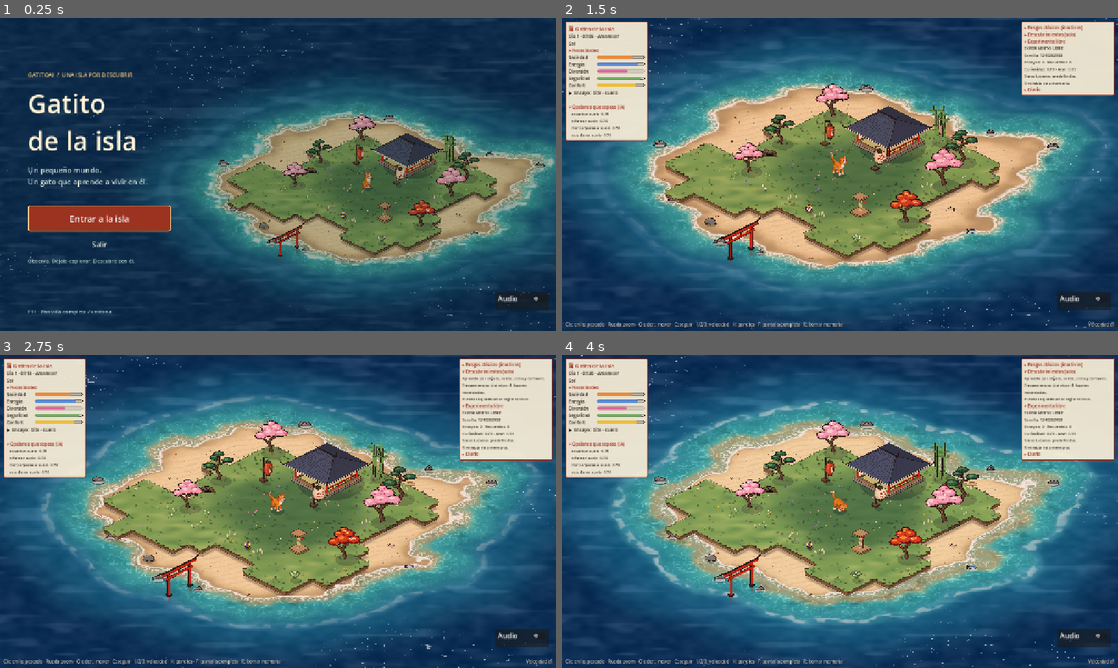
Above: before the commit, frames 1-4 (two rows, left to right).
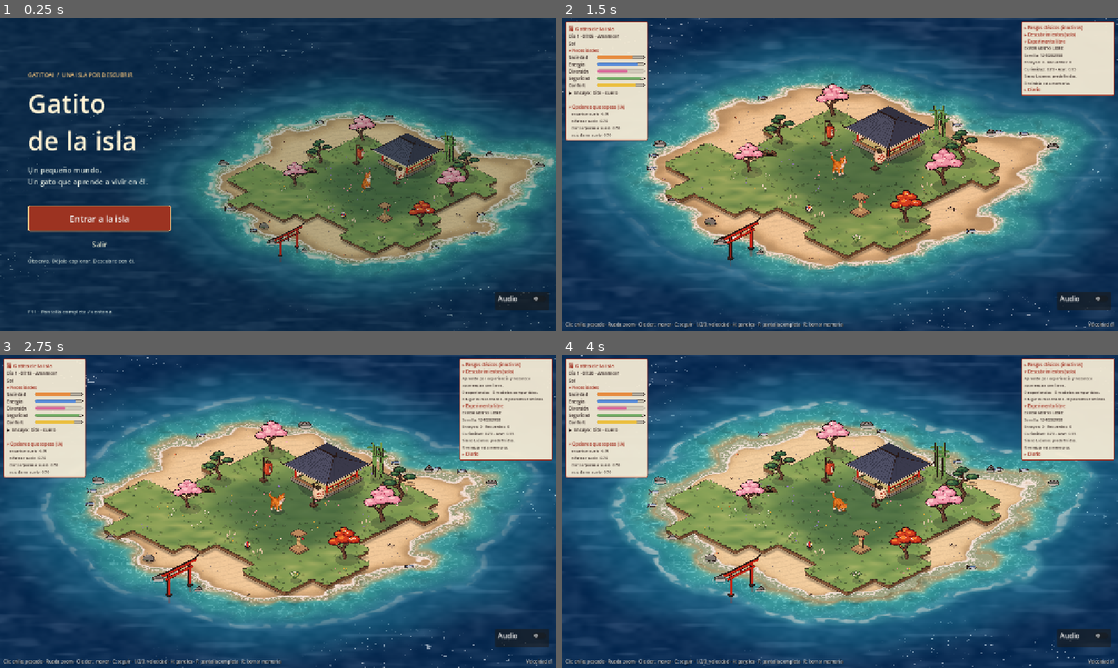
Above: after the commit, the same moments.

Repository: Nachowaca/AICatIsland
Game: Godot game, scene res://scenes/start_menu.tscn
Same seed, same stepped clock (60 frames per second), same inputs: the game is played once before the commit and once after it. Sound files missing from this copy of the repository are replaced by a short silence.
Inputs:
- Up to frame 1 (0.25 s): no input
- Up to frame 2 (1.5 s): click "Entrar a la isla" at 0.5 s; click "▾ Descubrimientos (solo)" at 1.25 s
- Up to frame 3 (2.75 s): click "▸ Descubrimientos (solo)" at 2 s
- Up to frame 4 (4 s): click "▾ Descubrimientos (solo)" at 2.75 s; click "▸ Descubrimientos (solo)" at 3.5 s

The runs differ from the first frame. In frame 1, less than 0.1% of the frame differs, in the area x 40-88%, y 32-75%; in frame 2, 0.1%; in frame 3, 0.4%; in frame 4, 0.4%, in the area x 12-98%, y 6-49%.

Commit message:
Generaliza experiencias sin conocimiento alimentario previo y aumenta pescado en la costa

Diff:
--- a/scripts/cat/cat.gd
+++ b/scripts/cat/cat.gd
@@ -174,7 +174,10 @@
 func _update_needs(delta: float) -> void:
 	var sleeping: bool = (action == "sleep" or (experimental_mode and pose == "sleep")) and phase == Phase.DOING
 	var walking: bool = phase == Phase.MOVING
-	needs.hunger -= 0.7 * delta * (0.5 if sleeping else 1.0)
+	var satiety_decay: float = 0.7
+	if experimental_mode and free_brain != null:
+		satiety_decay = free_brain.satiety_decay_per_second()
+	needs.hunger -= satiety_decay * delta * (0.5 if sleeping else 1.0)
 	if not sleeping:
 		var energy_decay: float = (0.45 + (0.25 if walking else 0.0))
 		if experimental_mode and free_brain != null:
--- a/scripts/cat/free_cat_brain.gd
+++ b/scripts/cat/free_cat_brain.gd
@@ -8,6 +8,8 @@
 
 ## Minutos de juego para gastar 100 de energía despierto, sin esfuerzos adicionales.
 @export_range(1.0, 60.0) var fatigue_minutes: float = 10.0
+## Tiempo despierto para gastar 100 de saciedad; no asigna comida a ningún verbo.
+@export_range(1.0, 60.0) var satiety_minutes: float = 6.0
 @export var experiment_seed: int = 0
 @export_range(0.0, 3.0) var curiosity: float = 0.7
 @export_range(0.0, 1.0) var random_choice: float = 0.15
@@ -21,6 +23,8 @@
 var rng: RandomNumberGenerator = RandomNumberGenerator.new()
 var actual_seed: int = 0
 var memory: Dictionary = {}
+## Efectos experimentados por apariencia + verbo, reutilizables entre ejemplares/contextos.
+var models: Dictionary = {}
 var places: Dictionary = {}
 var history: Array = []
 var rankings: Array = []
@@ -48,6 +52,7 @@
 		var parsed: Variant = JSON.parse_string(FileAccess.get_file_as_string(MEMORY_PATH))
 		if parsed is Dictionary:
 			memory = parsed.get("memory", {})
+			models = parsed.get("models", {})
 			places = parsed.get("places", {})
 			completed_trials = int(parsed.get("completed_trials", 0))
 	cat._log("Experimento libre: sin soluciones conocidas. Semilla %d." % actual_seed)
@@ -55,6 +60,21 @@
 
 func energy_decay_per_second() -> float:
 	return 100.0 / (maxf(fatigue_minutes, 1.0) * 60.0)
+
+func satiety_decay_per_second() -> float:
+	return 100.0 / (maxf(satiety_minutes, 1.0) * 60.0)
+
+## Etiquetas perceptivas, nunca efectos ni la propiedad nutrition del objeto.
+static func appearance_key(entity: IsoEntity) -> String:
+	if entity is Discoverable:
+		return "visible_" + (entity as Discoverable).perceived_kind()
+	if entity is Fish:
+		return "silver_long_shape"
+	if entity is Interactable:
+		return "structure_%d" % int((entity as Interactable).kind)
+	if entity is JpTree:
+		return "canopy_%d" % int((entity as JpTree).kind)
+	return "unknown_shape"
 
 func context() -> String:
 	var night: bool = cat._day_night != null and cat._day_night.is_night()
@@ -74,17 +94,25 @@
 				point = (entity as Fish).land_spot
 			elif entity.has_method("interact_point"):
 				point = entity.interact_point()
-			places[String(entity.get_path())] = {"x": point.x, "y": point.y, "seen": true}
-
-func candidate(key: String, verb: String, point: Vector2, path: String) -> Dictionary:
-	var count: int = int(memory.get(key, {}).get("n", 0))
+			places[String(entity.get_path())] = {"x": point.x, "y": point.y, "seen": true, "appearance": appearance_key(entity)}
+
+func candidate(key: String, verb: String, point: Vector2, path: String, appearance: String = "") -> Dictionary:
+	var model_key: String = appearance + ":" + verb if appearance != "" else ""
+	var local: Dictionary = memory.get(key, {})
+	var general: Dictionary = models.get(model_key, {})
+	var count: int = maxi(int(local.get("n", 0)), int(general.get("n", 0)))
 	var score: float = curiosity / sqrt(float(count + 1))
-	var effects: Dictionary = memory.get(key, {}).get("effects", {})
+	# Combina lo vivido aquí con lo experimentado en ejemplares parecidos.
+	var effects: Dictionary = (general.get("effects", {}) as Dictionary).duplicate()
+	var local_effects: Dictionary = local.get("effects", {})
+	for need: String in local_effects:
+		effects[need] = lerpf(float(effects[need]), float(local_effects[need]), 0.6) if effects.has(need) else local_effects[need]
 	for need: String in cat.needs:
 		var urgency: float = pow(1.0 - float(cat.needs[need]) / 100.0, 1.6)
 		score += float(effects.get(need, 0.0)) * (urgency + 0.05) * float(need_weights.get(need, 1.0)) / 5.0
 	score -= cat.grid_pos.distance_to(point) * travel_cost
-	return {"key": key, "verb": verb, "x": point.x, "y": point.y, "path": path, "score": score}
+	var evidence: String = "local" if not local.is_empty() else ("similar" if not general.is_empty() else "unknown")
+	return {"key": key, "model_key": model_key, "evidence": evidence, "verb": verb, "x": point.x, "y": point.y, "path": path, "score": score}
 
 func candidates() -> Array:
 	var options: Array = []
@@ -96,13 +124,13 @@
 	for point: Vector2 in points:
 		var zone: String = "suelo_%d_%d" % [floori(point.x / 3.0), floori(point.y / 3.0)]
 		for verb: String in VERBS:
-			options.append(candidate(zone + ":" + verb + ":" + ctx, verb, point, ""))
+			options.append(candidate(zone + ":" + verb + ":" + ctx, verb, point, "", "ground"))
 	for path: String in places:
 		var spot: Dictionary = places[path]
 		var point: Vector2 = Vector2(float(spot.x), float(spot.y))
 		# No busca el nodo para actualizar su posición fuera del campo perceptivo.
 		for verb: String in VERBS:
-			options.append(candidate(path + ":" + verb + ":" + ctx, verb, point, path))
+			options.append(candidate(path + ":" + verb + ":" + ctx, verb, point, path, String(spot.get("appearance", ""))))
 	return options
 
 func choose() -> void:
@@ -154,7 +182,8 @@
 		target = cat.get_node_or_null(NodePath(choice.path)) as Node2D
 		if not is_instance_valid(target) or target.is_queued_for_deletion() or cat.grid_pos.distance_to(target.grid_pos) > 2.0:
 			places.erase(choice.path)
-			finish_trial()
+			# No confundir ausencia del objeto con prueba de un efecto físico nulo.
+			active = false
 			choose()
 			return
 	var night: bool = cat._day_night != null and cat._day_night.is_night()
@@ -165,32 +194,54 @@
 	for need: String in effects.get("_once", {}):
 		cat.needs[need] = float(cat.needs[need]) + float(effects._once[need])
 	cat._clamp_needs()
+	if is_instance_valid(target) and target.is_queued_for_deletion():
+		places.erase(choice.path)
+		if target is Fish:
+			cat.stats.fish_eaten = int(cat.stats.fish_eaten) + 1 # Observación, no preferencia.
 	if elapsed >= trial_seconds or effects.has("_once"):
 		finish_trial()
 		choose()
+
+func _record_effects(store: Dictionary, key: String, measured: Dictionary) -> void:
+	var entry: Dictionary = store.get(key, {"n": 0, "effects": {}})
+	for need: String in measured:
+		var observed: float = float(measured[need])
+		var previous: float = float(entry.effects.get(need, observed))
+		# Un límite de la barra da una cota, no demuestra un efecto menor que el recordado.
+		if float(cat.needs[need]) >= 100.0:
+			observed = maxf(previous, observed)
+		elif float(cat.needs[need]) <= 0.0:
+			observed = minf(previous, observed)
+		entry.effects[need] = lerpf(previous, observed, learning_rate)
+	entry.n = int(entry.n) + 1
+	store[key] = entry
 
 func finish_trial() -> void:
 	if not active or elapsed < 0.1:
 		return
 	var key: String = choice.key
-	var entry: Dictionary = memory.get(key, {"n": 0, "effects": {}})
 	var measured: Dictionary = {}
 	for need: String in baseline:
-		measured[need] = (float(cat.needs[need]) - float(baseline[need])) / elapsed
-		entry.effects[need] = lerpf(float(entry.effects.get(need, measured[need])), float(measured[need]), learning_rate)
-	entry.n = int(entry.n) + 1
-	memory[key] = entry
+		var before: float = float(baseline[need])
+		var after: float = float(cat.needs[need])
+		if (before <= 0.0 and after <= 0.0) or (before >= 100.0 and after >= 100.0):
+			continue # No sentir variación en una barra saturada no equivale a efecto nulo.
+		measured[need] = (after - before) / elapsed
+	_record_effects(memory, key, measured)
+	var model_key: String = choice.get("model_key", "")
+	if model_key != "":
+		_record_effects(models, model_key, measured)
 	completed_trials += 1
-	history.append({"time": elapsed_world, "key": key, "duration": elapsed, "changes_per_second": measured, "needs": cat.needs.duplicate()})
+	history.append({"time": elapsed_world, "key": key, "model_key": model_key, "evidence": choice.get("evidence", "unknown"), "duration": elapsed, "changes_per_second": measured, "needs": cat.needs.duplicate()})
 	if history.size() > 200:
 		history.pop_front()
 	cat._log("Ensayo %d: %s (sin resultado prefijado)." % [completed_trials, label])
 	active = false
 
 func report() -> Dictionary:
-	return {"version": 1, "seed": actual_seed, "completed_trials": completed_trials,
-		"parameters": {"fatigue_minutes": fatigue_minutes, "curiosity": curiosity, "random_choice":  …(177 unchanged characters)…
-		"minimums": minimums, "memory": memory, "places": places, "recent_trials": history}
+	return {"version": 2, "seed": actual_seed, "completed_trials": completed_trials,
+		"parameters": {"fatigue_minutes": fatigue_minutes, "satiety_minutes": satiety_minutes, "curiosity": curiosity, "random_choice":  …(177 unchanged characters)…
+		"minimums": minimums, "memory": memory, "models": models, "places": places, "recent_trials": history}
 
 func save() -> void:
 	if not is_instance_valid(cat) or not cat.persist_brain:
@@ -201,6 +252,7 @@
 
 func reset() -> void:
 	memory.clear()
+	models.clear()
 	places.clear()
 	history.clear()
 	completed_trials = 0
--- a/scripts/game.gd
+++ b/scripts/game.gd
@@ -1,8 +1,12 @@
+class_name IslandGame
 extends Node2D
 ## Controlador principal: aparición de pescado, cámara y controles de observación.
 
-@export var max_fish: int = 3
-@export var spawn_interval: float = 22.0
+@export var max_fish: int = 12
+@export var initial_fish: int = 8
+@export var spawn_interval: float = 8.0
+
+const FISH_SEPARATION: float = 1.3
 
 @onready var island: Island = $Island
 @onready var entities: Node2D = $Entities
@@ -18,6 +22,7 @@
 func _ready() -> void:
 	_rng.randomize()
 	_snap_fish_to_shore()
+	_supply_fish(clampi(initial_fish, 0, maxi(0, max_fish)))
 
 
 func _process(delta: float) -> void:
@@ -26,42 +31,91 @@
 	var dawn: bool = day_night.hour > 5.0 and day_night.hour < 8.5
 	if _spawn_t >= spawn_interval * (0.4 if dawn else 1.0):
 		_spawn_t = 0.0
-		if get_tree().get_nodes_in_group("fish").size() < max_fish:
-			spawn_fish_at(island.shore_pairs[_rng.randi() % island.shore_pairs.size()])
+		_supply_fish(mini(_live_fish().size() + 1, maxi(0, max_fish)))
 	if _follow:
 		var cat: Node2D = get_tree().get_first_node_in_group("cat") as Node2D
 		if cat:
 			camera.position = camera.position.lerp(cat.position, minf(1.0, 3.0 * delta))
 
 
-func spawn_fish_at(pair: Array) -> void:
+## Los peces consumidos no ocupan cupo ni bloquean su antigua posición.
+func _live_fish() -> Array[Fish]:
+	var out: Array[Fish] = []
+	for n: Node in get_tree().get_nodes_in_group("fish"):
+		if n is Fish and not n.is_queued_for_deletion():
+			out.append(n as Fish)
+	return out
+
+
+func _valid_shore_spots(pair: Array) -> Array:
+	if not island.shore_pairs.has(pair):
+		return []
 	var spots: Array = island.shore_spots(pair)
-	var pos: Vector2 = spots[1]
-	for n: Node in get_tree().get_nodes_in_group("fish"):
-		if (n as Fish).grid_pos.distance_to(pos) < 0.6:
-			return
+	if not island.is_walkable(spots[0]):
+		return []
+	return spots
+
+
+func _fish_space_free(pos: Vector2, fish: Array[Fish]) -> bool:
+	for f: Fish in fish:
+		if f.grid_pos.distance_to(pos) < FISH_SEPARATION:
+			return false
+	return true
+
+
+## Tanto el suministro automático como los clics pasan por el mismo contrato.
+func spawn_fish_at(pair: Array) -> bool:
+	var fish: Array[Fish] = _live_fish()
+	if fish.size() >= maxi(0, max_fish):
+		return false
+	var spots: Array = _valid_shore_spots(pair)
+	if spots.is_empty() or not _fish_space_free(spots[1], fish):
+		return false
 	var f: Fish = Fish.new()
 	f.name = "Fish"
-	f.grid_pos = pos
+	f.grid_pos = spots[1]
 	f.land_spot = spots[0]
 	entities.add_child(f, true)
+	return true
 
 
-## Recoloca los pescados puestos a mano en la escena sobre la costa real.
+## Una pasada aleatoria sin reemplazo: intentos acotados incluso con costa llena.
+func _supply_fish(target: int) -> void:
+	if _live_fish().size() >= target:
+		return
+	var pairs: Array = island.shore_pairs.duplicate()
+	for i: int in range(pairs.size() - 1, 0, -1):
+		var j: int = _rng.randi_range(0, i)
+		var tmp: Array = pairs[i]
+		pairs[i] = pairs[j]
+		pairs[j] = tmp
+	for pair: Array in pairs:
+		if _live_fish().size() >= mini(target, maxi(0, max_fish)):
+			break
+		spawn_fish_at(pair)
+
+
+## Conserva los peces de escena cuando caben, sin apilarlos al ajustar la costa.
 func _snap_fish_to_shore() -> void:
-	for n: Node in get_tree().get_nodes_in_group("fish"):
-		var f: Fish = n as Fish
+	var placed: Array[Fish] = []
+	for f: Fish in _live_fish():
 		var best: Array = []
 		var bd: float = INF
-		for pair: Array in island.shore_pairs:
-			var dd: float = (pair[0] as Vector2).distance_to(f.grid_pos)
-			if dd < bd:
-				bd = dd
-				best = pair
-		if not best.is_empty():
-			var spots: Array = island.shore_spots(best)
-			f.grid_pos = spots[1]
-			f.land_spot = spots[0]
+		if placed.size() < maxi(0, max_fish):
+			for pair: Array in island.shore_pairs:
+				var spots: Array = _valid_shore_spots(pair)
+				if spots.is_empty() or not _fish_space_free(spots[1], placed):
+					continue
+				var dd: float = (spots[1] as Vector2).distance_to(f.grid_pos)
+				if dd < bd:
+					bd = dd
+					best = spots
+		if best.is_empty():
+			f.queue_free()
+		else:
+			f.grid_pos = best[1]
+			f.land_spot = best[0]
+			placed.append(f)
 
 
 func _unhandled_input(event: InputEvent) -> void:
--- a/scripts/ui/hud.gd
+++ b/scripts/ui/hud.gd
@@ -186,7 +186,7 @@
 ## Resume lo que el gato aprendió probando: qué cosa+verbo sube o baja qué necesidad.
 func _discoveries_text() -> String:
 	if cat.experimental_mode and cat.free_brain != null:
-		return "Aprende por objeto, verbo, zona y contexto.\n%d experiencias distintas · %d lugares recordados.\nEl detalle queda en el registro local." % [cat.free_brain.memory.size(), cat.free_brain.places.size()]
+		return "Aprende por experiencia y reconoce apariencias similares.\n%d experiencias · %d modelos compartidos.\n%d lugares recordados · %d pescados comidos." % [cat.free_brain.memory.size(), cat.free_brain.models.size(), cat.free_brain.places.size(), int(cat.stats.fish_eaten)]
 	if cat.knowledge.is_empty():
 		return "Aún no ha probado nada. Todo es misterio."
 	var rows: Array = []
--- a/tests/test_cat_ai.gd
+++ b/tests/test_cat_ai.gd
@@ -13,6 +13,9 @@
 func _setup() -> void:
 	var tree: SceneTree = Engine.get_main_loop() as SceneTree
 	main = (load("res://scenes/main.tscn") as PackedScene).instantiate() as Node2D
+	main.initial_fish = 0
+	main.max_fish = 3
+	main.spawn_interval = 22.0
 	cat = main.get_node("Entities/Cat") as Cat
 	cat.persist_brain = false # cerebro nuevo, no toca la partida guardada
 	cat.experimental_mode = false # regresión del cerebro clásico, no del experimento
--- /dev/null
+++ b/tests/test_fish_supply.gd
@@ -0,0 +1,145 @@
+class_name TestFishSupply
+extends Node
+## Contratos del suministro: sin arrancar ni simular decisiones del gato.
+
+func _world(initial: int = 8, limit: int = 12, keep_scene_fish: bool = true) -> Node2D:
+	var main: Node2D = (load("res://scenes/main.tscn") as PackedScene).instantiate() as Node2D
+	main.initial_fish = initial
+	main.max_fish = limit
+	main.spawn_interval = 8.0
+	main.process_mode = Node.PROCESS_MODE_DISABLED
+	var cat: Cat = main.get_node("Entities/Cat") as Cat
+	cat.persist_brain = false
+	cat.process_mode = Node.PROCESS_MODE_DISABLED
+	# Desactivar _process no impide _ready: se retira antes de entrar al árbol
+	# para que tampoco decida ni inicialice el cerebro durante estas pruebas.
+	cat.free()
+	main.get_node("HUD").free()
+	main.get_node("IslandAmbience").free()
+	if not keep_scene_fish:
+		main.get_node("Entities/Fish").free()
+	(Engine.get_main_loop() as SceneTree).root.add_child(main)
+	main._follow = false
+	return main
+
+
+func _check_coast(main: Node2D) -> void:
+	var fish: Array[Fish] = main._live_fish()
+	var island: Island = main.get_node("Island") as Island
+	for i: int in fish.size():
+		assert(island.is_walkable(fish[i].land_spot), "El punto para comer debe ser tierra válida")
+		var matched: bool = false
+		for pair: Array in island.shore_pairs:
+			var spots: Array = island.shore_spots(pair)
+			if fish[i].grid_pos.is_equal_approx(spots[1]) and fish[i].land_spot.is_equal_approx(spots[0]):
+				matched = true
+				break
+		assert(matched, "Cada pescado procede de shore_spots de la costa real")
+		for j: int in range(i + 1, fish.size()):
+			assert(fish[i].grid_pos.distance_to(fish[j].grid_pos) >= 1.3, "Separación mínima de 1.3 celdas")
+
+
+func test_exports_y_poblacion_inicial() -> void:
+	var defaults: Node2D = (load("res://scenes/main.tscn") as PackedScene).instantiate() as Node2D
+	assert(defaults.max_fish == 12)
+	assert(defaults.initial_fish == 8)
+	assert(is_equal_approx(defaults.spawn_interval, 8.0))
+	(defaults.get_node("Entities/Cat") as Cat).persist_brain = false
+	defaults.free()
+	var main: Node2D = _world()
+	assert(main._live_fish().size() == 8, "Los peces de escena cuentan en el objetivo inicial")
+	_check_coast(main)
+	main.free()
+
+
+func test_objetivo_limitado_y_suministro_cero() -> void:
+	var main: Node2D = _world(30, 4)
+	assert(main._live_fish().size() == 4)
+	_check_coast(main)
+	main.free()
+	main = _world(0, 3)
+	assert(main._live_fish().size() == 1, "initial_fish=0 conserva el suministro original de escena")
+	main.free()
+	main = _world(8, 0)
+	assert(main._live_fish().is_empty())
+	main._process(100.0)
+	assert(main._live_fish().is_empty())
+	main.free()
+
+
+func test_reposicion_periodica_y_tope_de_clics() -> void:
+	var main: Node2D = _world(0, 3, false)
+	(main.get_node("DayNight") as DayNight).hour = 12.0
+	main._process(7.9)
+	assert(main._live_fish().is_empty())
+	main._process(0.2)
+	assert(main._live_fish().size() == 1)
+	main._process(8.0)
+	assert(main._live_fish().size() == 2)
+	main._process(8.0)
+	assert(main._live_fish().size() == 3)
+	var island: Island = main.get_node("Island") as Island
+	for pair: Array in island.shore_pairs:
+		assert(not main.spawn_fish_at(pair), "Incluso el spawn manual respeta max_fish")
+		main._drop_fish_near(pair[0])
+	assert(main._live_fish().size() == 3)
+	main._process(80.0)
+	assert(main._live_fish().size() == 3)
+	_check_coast(main)
+	main.free()
+
+
+func test_queued_no_ocupa_cupo_ni_posicion() -> void:
+	var main: Node2D = _world(0, 1, false)
+	var island: Island = main.get_node("Island") as Island
+	var selected: Array = []
+	for pair: Array in island.shore_pairs:
+		if main.spawn_fish_at(pair):
+			selected = pair
+			break
+	assert(not selected.is_empty())
+	var eaten: Fish = main._live_fish()[0]
+	eaten.queue_free()
+	assert(eaten.is_in_group("fish"), "La prueba no retira manualmente del grupo")
+	assert(main.spawn_fish_at(selected), "Un pez pendiente de borrar no ocupa cupo ni espacio")
+	assert(main._live_fish().size() == 1)
+	main._live_fish()[0].queue_free()
+	(main.get_node("DayNight") as DayNight).hour = 12.0
+	main._process(8.0)
+	assert(main._live_fish().size() == 1, "La reposición también ignora queued_for_deletion")
+	_check_coast(main)
+	main.free()
+
+
+func test_spawn_rechaza_duplicados_y_pares_ajenos() -> void:
+	var main: Node2D = _world(0, 12, false)
+	assert(not main.spawn_fish_at([]))
+	assert(not main.spawn_fish_at([Vector2.ZERO, Vector2.ONE]))
+	var island: Island = main.get_node("Island") as Island
+	for pair: Array in island.shore_pairs:
+		if main.spawn_fish_at(pair):
+			assert(not main.spawn_fish_at(pair), "No se apilan peces en el mismo lugar")
+	assert(main._live_fish().size() == 12)
+	_check_coast(main)
+	main.free()
+
+
+func test_costa_vacia_y_saturada_sin_bucles() -> void:
+	var main: Node2D = _world(0, 12, false)
+	var island: Island = main.get_node("Island") as Island
+	var valid_pair: Array = []
+	for pair: Array in island.shore_pairs:
+		if island.is_walkable(island.shore_spots(pair)[0]):
+			valid_pair = pair
+			break
+	assert(not valid_pair.is_empty())
+	island.shore_pairs = [valid_pair]
+	main._supply_fish(12)
+	assert(main._live_fish().size() == 1)
+	main._supply_fish(12)
+	assert(main._live_fish().size() == 1, "Costa saturada: termina sin apilar")
+	island.shore_pairs = []
+	main._supply_fish(12)
+	main._process(80.0)
+	assert(main._live_fish().size() == 1, "Costa vacía: no indexa ni entra en bucle")
+	main.free()
--- a/tests/test_free_cat_brain.gd
+++ b/tests/test_free_cat_brain.gd
@@ -25,8 +25,8 @@
 	brain.cat = body
 	brain.curiosity = 0.0
 	brain.travel_cost = 0.0
-	var bite: Dictionary = brain.candidate("pescado:bite:dia", "bite", Vector2.ZERO, "")
-	var sniff: Dictionary = brain.candidate("pescado:sniff:dia", "sniff", Vector2.ZERO, "")
+	var bite: Dictionary = brain.candidate("pescado:bite:dia", "bite", Vector2.ZERO, "", "silver_long_shape")
+	var sniff: Dictionary = brain.candidate("pescado:sniff:dia", "sniff", Vector2.ZERO, "", "silver_long_shape")
 	assert(is_equal_approx(float(bite.score), float(sniff.score)), "Hambre no debe conceder conocimiento innato del pescado")
 	assert(brain.memory.is_empty())
 	brain.free()
@@ -61,6 +61,79 @@
 	brain.free()
 	body.free()
 
+func test_generaliza_solo_despues_de_experimentar() -> void:
+	var body: BodyStub = BodyStub.new()
+	var brain: FreeCatBrain = FreeCatBrain.new()
+	brain.cat = body
+	brain.curiosity = 0.0
+	brain.travel_cost = 0.0
+	brain.learning_rate = 1.0
+	var unknown: Dictionary = brain.candidate("pez_2:bite:noche", "bite", Vector2.ZERO, "", "silver_long_shape")
+	assert(is_zero_approx(float(unknown.score)))
+	assert(unknown.evidence == "unknown")
+	# Contrato de aprendizaje: datos corporales de un ensayo, no recompensa oculta.
+	brain.choice = {"key": "pez_1:bite:dia", "model_key": "silver_long_shape:bite"}
+	brain.baseline = body.needs.duplicate()
+	brain.elapsed = 2.5
+	brain.active = true
+	body.needs.hunger = 55.0
+	brain.finish_trial()
+	body.needs.hunger = 10.0
+	var transferred: Dictionary = brain.candidate("pez_2:bite:noche", "bite", Vector2.ZERO, "", "silver_long_shape")
+	var other: Dictionary = brain.candidate("roca:bite:noche", "bite", Vector2.ZERO, "", "visible_rock")
+	assert(float(transferred.score) > float(other.score))
+	assert(transferred.evidence == "similar")
+	assert(not brain.memory.has("pez_2:bite:noche"), "Transfiere sin inventar una experiencia local")
+	var hungry_value: float = float(transferred.score)
+	body.needs.hunger = 95.0
+	var satiated: Dictionary = brain.candidate("pez_2:bite:noche", "bite", Vector2.ZERO, "", "silver_long_shape")
+	assert(float(satiated.score) < hungry_value, "La utilidad aprendida depende de la necesidad presente")
+	# La generalización también debe poder cambiar ante evidencia contraria.
+	body.needs.hunger = 10.0
+	brain.choice = {"key": "pez_2:bite:noche", "model_key": "silver_long_shape:bite"}
+	brain.baseline = body.needs.duplicate()
+	brain.elapsed = 2.5
+	brain.active = true
+	body.needs.hunger = 5.0
+	brain.finish_trial()
+	var revised: Dictionary = brain.candidate("pez_3:bite:noche", "bite", Vector2.ZERO, "", "silver_long_shape")
+	assert(float(revised.score) < 0.0)
+	brain.free()
+	body.free()
+
+func test_saturacion_no_borra_un_efecto_aprendido() -> void:
+	var body: BodyStub = BodyStub.new()
+	var brain: FreeCatBrain = FreeCatBrain.new()
+	brain.cat = body
+	brain.learning_rate = 1.0
+	brain.models["forma:bite"] = {"n": 1, "effects": {"hunger": 7.0}}
+	brain.choice = {"key": "otro:bite:dia", "model_key": "forma:bite"}
+	body.needs.hunger = 100.0
+	brain.baseline = body.needs.duplicate()
+	brain.elapsed = 5.0
+	brain.active = true
+	brain.finish_trial()
+	assert(is_equal_approx(float(brain.models["forma:bite"].effects.hunger), 7.0))
+	assert(not brain.memory["otro:bite:dia"].effects.has("hunger"))
+	brain.free()
+	body.free()
+
+func test_apariencia_no_revela_nutricion() -> void:
+	var first: Fish = Fish.new()
+	var second: Fish = Fish.new()
+	first.nutrition = 45.0
+	second.nutrition = 0.0
+	assert(FreeCatBrain.appearance_key(first) == FreeCatBrain.appearance_key(second))
+	first.free()
+	second.free()
+
+func test_saciedad_base_de_seis_minutos() -> void:
+	var brain: FreeCatBrain = FreeCatBrain.new()
+	assert(is_equal_approx(brain.satiety_decay_per_second() * 360.0, 100.0))
+	brain.satiety_minutes = 12.0
+	assert(is_equal_approx(brain.satiety_decay_per_second() * 360.0, 50.0))
+	brain.free()
+
 func test_curiosidad_decrece_con_repeticion_y_respeta_contexto() -> void:
 	var body: BodyStub = BodyStub.new()
 	var brain: FreeCatBrain = FreeCatBrain.new()
Not shown, added: tests/test_fish_supply.gd.uid
Not shown, changed: EXPERIMENTO.md
Not shown, changed: Pendientes.md
